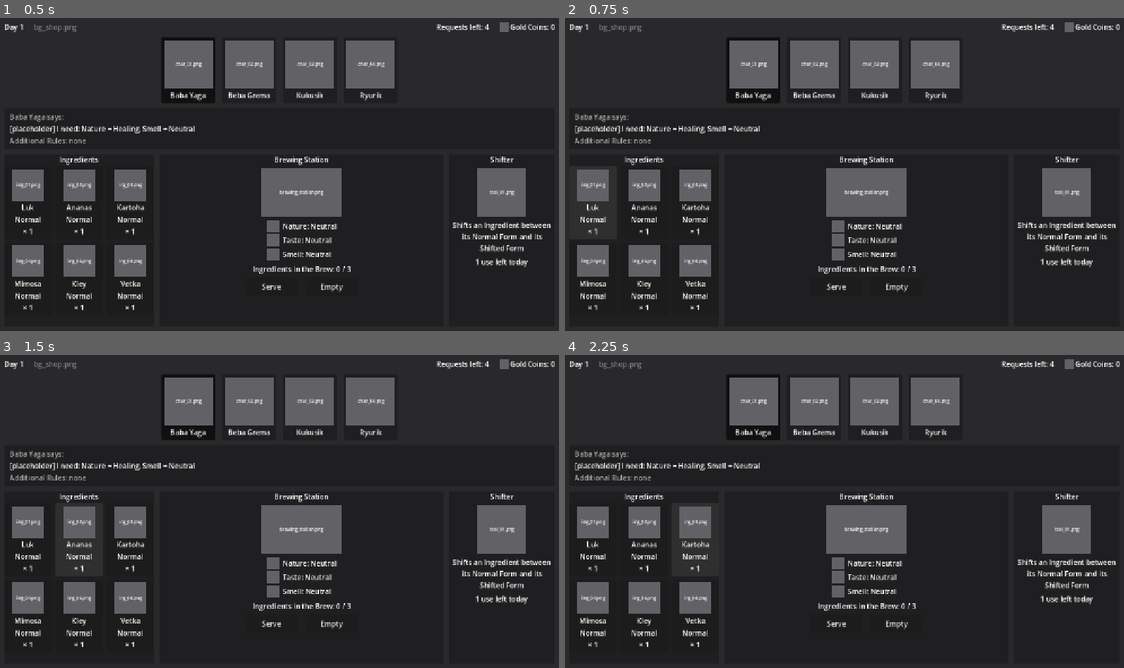
Above: before the commit, frames 1-4 (two rows, left to right).
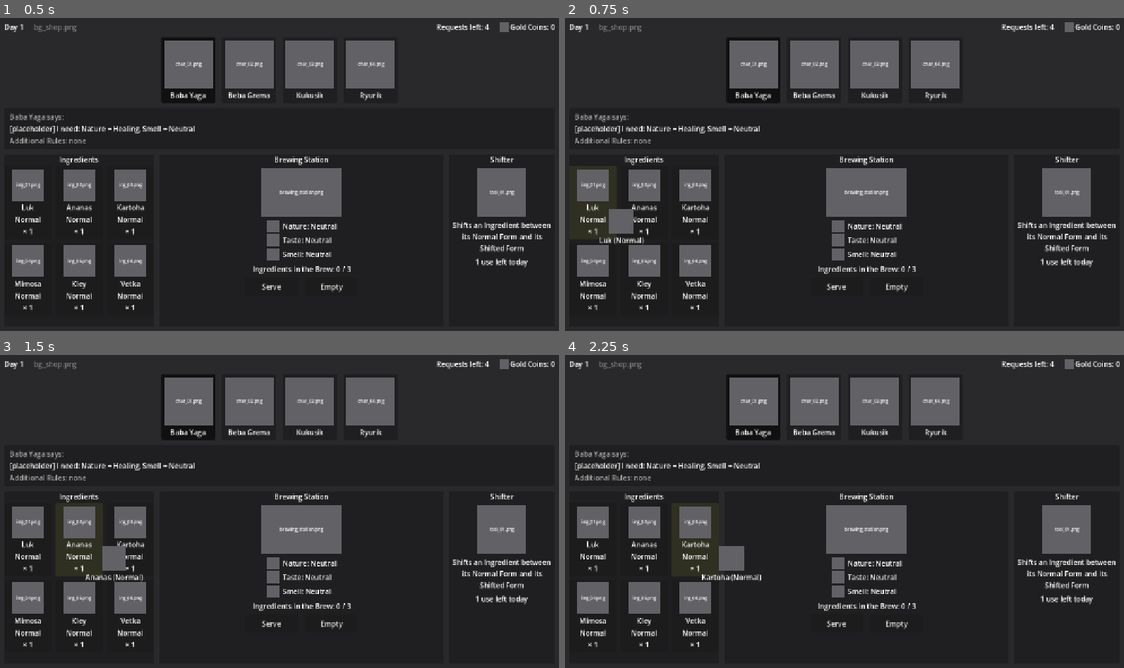
Above: after the commit, the same moments.

Repository: svitanok-syayvo/brewing-game
Game: Godot game, scene res://scenes/main.tscn
The game is run twice, just before and just after one commit, with the same random seed, the same clock (stepped at 60 frames per second) and the same inputs.
Inputs (mouse positions are in pixels of both pictures, inside the frame that each line leads up to):
- Up to frame 1 (0.5 s): no input
- Up to frame 2 (0.75 s): click (592, 202) at 0.52 s
- Up to frame 3 (1.5 s): click (78, 539) at 1.27 s
- Up to frame 4 (2.25 s): click (693, 539) at 2.02 s

Frame 1 is identical in both runs. In frame 2, 0.4% of the frame differs, in the area x 6-15%, y 61-73%; in frame 3, 0.5%; in frame 4, 0.5%, in the area x 24-36%, y 61-73%.

Commit message:
Brewing controls: pick up, add to the Brew, 3-slot cap and Empty

Diff:
--- a/scenes/main.tscn
+++ b/scenes/main.tscn
@@ -187,6 +187,12 @@
 layout_mode = 2
 text = "Empty"
 
+[node name="FeedbackLabel" type="Label" parent="Margin/Layout/Counter/StationPanel/StationBox"]
+unique_name_in_owner = true
+modulate = Color(1, 0.55, 0.5, 1)
+layout_mode = 2
+horizontal_alignment = 1
+
 [node name="ShifterPanel" type="PanelContainer" parent="Margin/Layout/Counter"]
 unique_name_in_owner = true
 custom_minimum_size = Vector2(240, 0)
--- a/scripts/logic/day_state.gd
+++ b/scripts/logic/day_state.gd
@@ -7,11 +7,22 @@
 ## Pure logic with no Node dependencies, so tests can run it headless. Views read it and
 ## redraw on `changed` (and on `brew.changed`); they hold no rules of their own.
 ##
-## T7 only needs the state the main screen shows. The actions that change it (adding an
-## Ingredient, Empty, the Shifter, Serve) arrive with T8, T10 and T11.
+## Actions so far: add_ingredient() and empty_brew() (T8). The Shifter (T11) and Serve
+## (T10) are still to come.
 
 ## Emitted after anything this DayState holds has changed (not the Brew: see brew.changed).
 signal changed
+
+## What add_ingredient() did. Anything but ADDED means nothing changed.
+enum AddResult {
+	ADDED,
+	## The Ingredient has 0 left today (GDD 5.4).
+	NONE_LEFT,
+	## The Brewing Station already holds 3 Ingredients (GDD 4.3).
+	BREW_FULL,
+	## The ID is not an Ingredient in the Data Sheet.
+	UNKNOWN,
+}
 
 var day := 0
 var brew: Brew
@@ -23,6 +34,7 @@
 
 ## Ingredient IDs in Data Sheet order, so the tray always shows them in the same order.
 var _ingredient_ids: Array[String] = []
+var _effects: IngredientEffects
 var _supply_rows: Array = []
 var _request_rows: Array = []
 ## ingredient_id -> units left today.
@@ -37,6 +49,7 @@
 ## rows("requests"). Call start_day() before reading anything.
 func _init(parameter_rows: Array, ingredient_rows: Array, supply_rows: Array, request_rows: Array) -> void:
 	brew = Brew.new(parameter_rows.size())
+	_effects = IngredientEffects.new(ingredient_rows, parameter_rows)
 	for row: Dictionary in ingredient_rows:
 		_ingredient_ids.append(row["ingredient_id"])
 	_supply_rows = supply_rows
@@ -95,3 +108,31 @@
 
 func requests_left() -> int:
 	return _waiting.size()
+
+
+## Adds one unit of an Ingredient, in its current Form, to the Brew (GDD 4.3, 5.1–5.4).
+## On success it uses up one unit of supply and one of the Brewing Station's 3 slots, and
+## a Shifted Ingredient goes back to Normal, because a shift lasts for 1 use (GDD 5.3, D3).
+## A blocked add changes nothing and emits nothing; the view decides how to show it.
+func add_ingredient(ingredient_id: String) -> AddResult:
+	if not _supply.has(ingredient_id) or not _effects.has_ingredient(ingredient_id):
+		push_error("DayState: unknown Ingredient '%s'" % ingredient_id)
+		return AddResult.UNKNOWN
+	if _supply[ingredient_id] <= 0:
+		return AddResult.NONE_LEFT
+	# Take the slot first: count_ingredient() refuses a full Brew without changing it.
+	if not brew.count_ingredient():
+		return AddResult.BREW_FULL
+
+	_effects.apply(brew, ingredient_id, _shifted[ingredient_id])
+	_supply[ingredient_id] -= 1
+	_shifted[ingredient_id] = false
+	changed.emit()
+	return AddResult.ADDED
+
+
+## Empty (GDD 4.4): the Brew goes back to State 0 on every Parameter with no Ingredients
+## and no pending modifier. The Ingredients already added are lost: supply is not
+## refunded, and the Forms of the Ingredients still in the tray do not change.
+func empty_brew() -> void:
+	brew.reset()
--- a/scripts/ui/main.gd
+++ b/scripts/ui/main.gd
@@ -10,8 +10,10 @@
 ## Art: each picture slot loads res://assets/art/<Asset List file name> if Corgil has
 ## delivered it, and otherwise shows a grey box labelled with that file name.
 ##
-## Not wired yet: picking up and adding Ingredients, Empty (T8), Serve and the Day end
-## (T10) and the Shifter (T11). Clicking a Client already selects whose Request is shown.
+## Brewing controls (T8, decision D4): click an Ingredient to pick it up (it follows the
+## cursor), then click the Brewing Station to add it. Right-click, Esc, clicking the held
+## Ingredient again or clicking empty space puts it back. Empty resets the Brew.
+## Not wired yet: Serve and the Day end (T10) and placing on the Shifter (T11).
 
 const ART_DIR := "res://assets/art/"
 const PLACEHOLDER_COLOR := Color(0.38, 0.38, 0.40)
@@ -23,6 +25,11 @@
 const PARAMETER_ART_SIZE := Vector2(28, 28)
 const SHIFTER_ART_SIZE := Vector2(110, 110)
 const COIN_ART_SIZE := Vector2(20, 20)
+const HELD_ART_SIZE := Vector2(56, 56)
+## Where the held Ingredient sits relative to the cursor, so it does not hide the target.
+const HELD_OFFSET := Vector2(14, 14)
+const BLOCKED_FLASH_COLOR := Color(1.0, 0.45, 0.4)
+const FEEDBACK_SECONDS := 2.5
 ## The Data Sheet's Shifter effect ends with a design-doc pointer such as "(see GDD 5.3)",
 ## which is not meant for players.
 const DOC_REFERENCE := "\\s*\\(see GDD [^)]*\\)"
@@ -42,6 +49,12 @@
 ## One {"art", "label"} per Parameter, in Parameter order (index 0 is param_01).
 var _parameter_views: Array[Dictionary] = []
 var _parameter_rows: Array = []
+## The Ingredient picked up and following the cursor, or "" if nothing is held. UI state
+## only: nothing in DayState changes until it is placed.
+var _held_id := ""
+var _held_view: Control
+## Bumped on every new feedback message, so an old timer does not clear a newer one.
+var _feedback_serial := 0
 
 @onready var _day_label: Label = %DayLabel
 @onready var _requests_left_label: Label = %RequestsLeftLabel
@@ -55,6 +68,9 @@
 @onready var _station_art: CenterContainer = %StationArt
 @onready var _parameter_list: VBoxContainer = %ParameterList
 @onready var _ingredient_count_label: Label = %IngredientCountLabel
+@onready var _feedback_label: Label = %FeedbackLabel
+@onready var _station_panel: PanelContainer = %StationPanel
+@onready var _empty_button: Button = %EmptyButton
 @onready var _shifter_panel: PanelContainer = %ShifterPanel
 @onready var _shifter_title: Label = %ShifterTitle
 @onready var _shifter_art: CenterContainer = %ShifterArt
@@ -75,6 +91,11 @@
 	_build_parameters()
 	_build_ingredient_tray()
 	_build_shifter_text()
+
+	_station_panel.gui_input.connect(_on_station_input)
+	_shifter_panel.gui_input.connect(_on_shifter_input)
+	_empty_button.pressed.connect(_on_empty_pressed)
+	_feedback_label.text = ""
 
 	day_state.changed.connect(_refresh)
 	day_state.brew.changed.connect(_refresh_brew)
@@ -117,6 +138,7 @@
 		for child: Control in [art_slot, name_label, form_label, count_label]:
 			box.add_child(child)
 
+		(card.get_meta("button") as Button).pressed.connect(_on_ingredient_pressed.bind(id))
 		_ingredient_tray.add_child(card)
 		_ingredient_views[id] = {"card": card, "art": art_slot, "form": form_label, "count": count_label}
 
@@ -228,7 +250,131 @@
 	_refresh_client_selection()
 
 
+# --- Brewing controls (T8) -------------------------------------------------------------
+
+func _on_ingredient_pressed(id: String) -> void:
+	if _held_id == id:
+		_drop_held()
+		return
+	if day_state.supply_of(id) <= 0:
+		_drop_held()
+		_show_blocked("No %s left today." % _ingredient_name(id), _ingredient_views[id]["card"].get_meta("button"))
+		return
+	_pick_up(id)
+
+
+func _on_station_input(event: InputEvent) -> void:
+	if not _is_left_click(event) or _held_id.is_empty():
+		return
+	accept_event()
+	var id := _held_id
+	match day_state.add_ingredient(id):
+		DayState.AddResult.ADDED:
+			# No "added X" message: the game deliberately keeps no list of what went in
+			# (GDD 4.3, playtest question 11.3 Q2).
+			_clear_feedback()
+			_drop_held()
+		DayState.AddResult.NONE_LEFT:
+			_drop_held()
+			_show_blocked("No %s left today." % _ingredient_name(id), _station_panel)
+		DayState.AddResult.BREW_FULL:
+			_drop_held()
+			_show_blocked("The Brewing Station is full: %d / %d Ingredients." % [Brew.MAX_INGREDIENTS, Brew.MAX_INGREDIENTS], _station_panel)
+		_:
+			_drop_held()
+
+
+## T11 places the held Ingredient on the Shifter. Until then the click only keeps it from
+## counting as a click on empty space, so the Ingredient stays in hand.
+func _on_shifter_input(event: InputEvent) -> void:
+	if _is_left_click(event) and not _held_id.is_empty():
+		accept_event()
+
+
+func _on_empty_pressed() -> void:
+	_drop_held()
+	_clear_feedback()
+	day_state.empty_brew()
+
+
+## A left click that reaches the root Control landed on empty space: put the Ingredient back.
+func _gui_input(event: InputEvent) -> void:
+	if _is_left_click(event) and not _held_id.is_empty():
+		accept_event()
+		_drop_held()
+
+
+## The held Ingredient follows the cursor. Right-click and Esc cancel from anywhere,
+## even over a Button.
+func _input(event: InputEvent) -> void:
+	if _held_id.is_empty():
+		return
+	if event is InputEventMouseMotion:
+		_held_view.global_position = (event as InputEventMouseMotion).position + HELD_OFFSET
+		return
+	var right_click: bool = event is InputEventMouseButton and event.pressed and event.button_index == MOUSE_BUTTON_RIGHT
+	if right_click or event.is_action_pressed("ui_cancel"):
+		get_viewport().set_input_as_handled()
+		_drop_held()
+
+
+func _pick_up(id: String) -> void:
+	_drop_held()
+	_held_id = id
+	var shifted := day_state.is_shifted(id)
+	var box := VBoxContainer.new()
+	box.mouse_filter = Control.MOUSE_FILTER_IGNORE
+	box.top_level = true
+	box.z_index = 100
+	var art := _make_art("%s_shifted.png" % id if shifted else "%s.png" % id, HELD_ART_SIZE, false, shifted)
+	art.size_flags_horizontal = Control.SIZE_SHRINK_CENTER
+	box.add_child(art)
+	box.add_child(_centered_label("%s (%s)" % [_ingredient_name(id), "Shifted" if shifted else "Normal"]))
+	add_child(box)
+	_held_view = box
+	_held_view.global_position = get_global_mouse_position() + HELD_OFFSET
+	(_ingredient_views[id]["card"].get_meta("button") as Button).modulate = Color(1, 1, 0.6)
+
+
+func _drop_held() -> void:
+	if _held_id.is_empty():
+		return
+	(_ingredient_views[_held_id]["card"].get_meta("button") as Button).modulate = Color.WHITE
+	_held_id = ""
+	if _held_view != null:
+		_held_view.queue_free()
+		_held_view = null
+
+
+## A blocked action changes nothing, so it only flashes the target and shows a short line
+## (sfx_error is a Should Have, GDD 1.7).
+func _show_blocked(message: String, target: CanvasItem) -> void:
+	print("Blocked: %s" % message)
+	_feedback_serial += 1
+	var serial := _feedback_serial
+	_feedback_label.text = message
+	target.self_modulate = BLOCKED_FLASH_COLOR
+	var tween := create_tween()
+	tween.tween_property(target, "self_modulate", Color.WHITE, 0.4)
+	await get_tree().create_timer(FEEDBACK_SECONDS).timeout
+	if serial == _feedback_serial:
+		_feedback_label.text = ""
+
+
+func _clear_feedback() -> void:
+	_feedback_serial += 1
+	_feedback_label.text = ""
+
+
+func _is_left_click(event: InputEvent) -> bool:
+	return event is InputEventMouseButton and event.pressed and event.button_index == MOUSE_BUTTON_LEFT
+
+
 # --- Text helpers -----------------------------------------------------------------------
+
+func _ingredient_name(id: String) -> String:
+	return GameData.row("ingredients", id).get("name", id)
+
 
 func _state_name(parameter_row: Dictionary, state: int) -> String:
 	return parameter_row.get("state_%d_name" % state, "State %d" % state)
--- a/tests/test_day_state.gd
+++ b/tests/test_day_state.gd
@@ -1,5 +1,5 @@
 extends SceneTree
-## Headless checks for DayState.start_day() (T7). Run:
+## Headless checks for DayState: start_day() (T7), add_ingredient() and empty_brew() (T8). Run:
 ##   godot --headless --path . -s tests/test_day_state.gd
 ## Prints PASS or FAIL per check and exits with code 1 if any check failed.
 ##
@@ -53,8 +53,62 @@
 	copy.clear()
 	_check("waiting_requests() returns a copy", state.requests_left() == expected.size())
 
+	_test_brewing_controls(data)
+
 	print("%s: %d failure(s)" % ["FAIL" if _failures > 0 else "PASS", _failures])
 	quit(1 if _failures > 0 else 0)
+
+
+## T8: adding uses up supply and a slot, the cap and 0 supply block without side effects,
+## a Shifted Ingredient is added Shifted and returns to Normal, and Empty refunds nothing.
+## Supply is set by hand so the checks do not depend on the Data Sheet's numbers.
+func _test_brewing_controls(data: Node) -> void:
+	var state := DayState.new(data.rows("parameters"), data.rows("ingredients"), data.rows("supply"), data.rows("requests"))
+	state.start_day(1)
+	for id: String in state.ingredient_ids():
+		state._supply[id] = 1
+	state._supply["ing_02"] = 2
+
+	var emitted := [0]
+	state.changed.connect(func() -> void: emitted[0] += 1)
+
+	_check("add ing_02 -> ADDED", state.add_ingredient("ing_02") == DayState.AddResult.ADDED)
+	_check("ing_02 effect applied: (1,1,0)", state.brew.get_states() == [1, 1, 0])
+	_check("ing_02 supply 2 -> 1", state.supply_of("ing_02") == 1)
+	_check("1 Ingredient in the Brew", state.brew.get_ingredient_count() == 1)
+	_check("changed emitted on add", emitted[0] == 1)
+
+	_check("add ing_03 -> ADDED", state.add_ingredient("ing_03") == DayState.AddResult.ADDED)
+	_check("ing_03 supply 1 -> 0", state.supply_of("ing_03") == 0)
+	_check("ing_03 again -> NONE_LEFT", state.add_ingredient("ing_03") == DayState.AddResult.NONE_LEFT)
+	_check("NONE_LEFT leaves 2 Ingredients", state.brew.get_ingredient_count() == 2)
+
+	state._shifted["ing_06"] = true
+	var before := state.brew.get_states()
+	_check("add Shifted ing_06 -> ADDED", state.add_ingredient("ing_06") == DayState.AddResult.ADDED)
+	_check("Shifted effect used: Nature and Taste = 2", state.brew.get_states() == [2, 2, before[2]])
+	_check("ing_06 back to Normal after use", not state.is_shifted("ing_06"))
+	_check("Brew is full at 3", state.brew.is_full())
+
+	var full_states := state.brew.get_states()
+	emitted[0] = 0
+	_check("4th Ingredient -> BREW_FULL", state.add_ingredient("ing_01") == DayState.AddResult.BREW_FULL)
+	_check("BREW_FULL keeps ing_01 supply", state.supply_of("ing_01") == 1)
+	_check("BREW_FULL keeps the States", state.brew.get_states() == full_states)
+	_check("BREW_FULL emits nothing", emitted[0] == 0)
+	_check("unknown Ingredient -> UNKNOWN", state.add_ingredient("ing_99") == DayState.AddResult.UNKNOWN)
+
+	state._shifted["ing_04"] = true
+	state.empty_brew()
+	_check("Empty resets States", state.brew.get_states() == [0, 0, 0])
+	_check("Empty frees the slots", state.brew.get_ingredient_count() == 0)
+	_check("Empty does not refund supply", state.supply_of("ing_02") == 1 and state.supply_of("ing_03") == 0)
+	_check("Empty keeps the tray's Forms", state.is_shifted("ing_04"))
+
+	state.add_ingredient("ing_05")
+	state.empty_brew()
+	state.add_ingredient("ing_01")
+	_check("Empty clears a pending ing_05 mask", state.brew.get_states() == [0, 2, 1])
 
 
 func _check(label: String, ok: bool) -> void:
